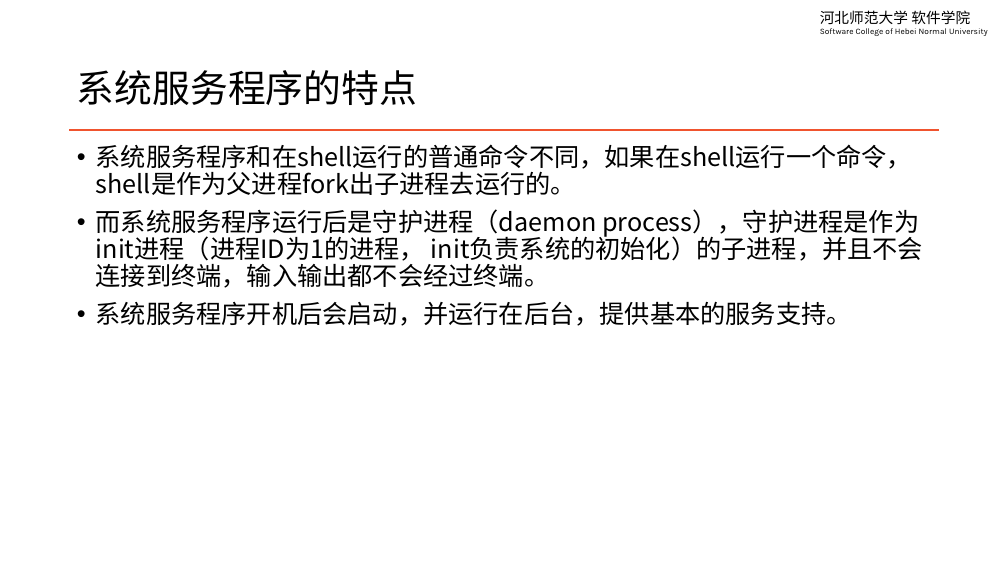
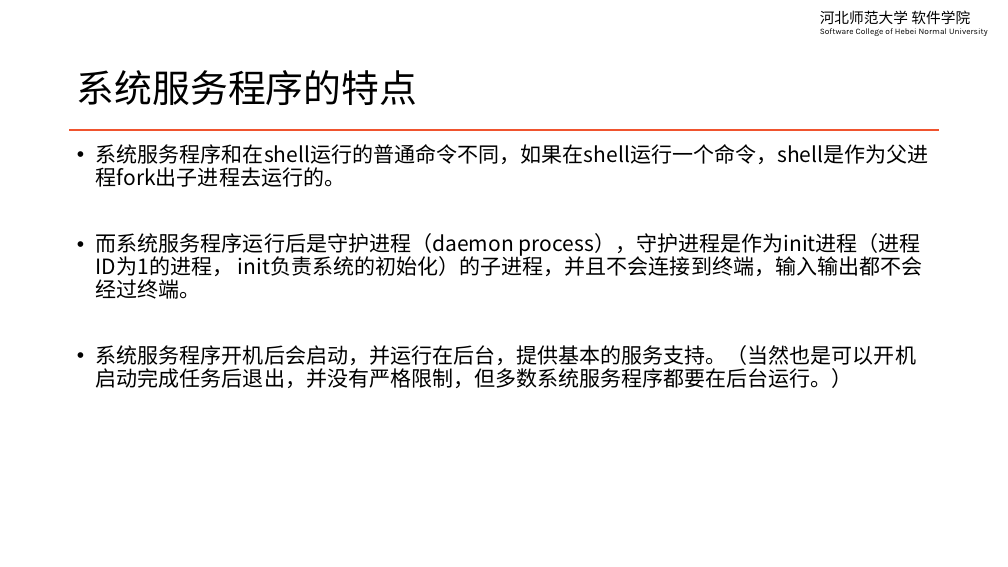
Before and after one commit to edu2act/course-linux-system, a slide deck: slide 2 of materials/slides/ch14-system-service.pptx. Drawn at 1008x567 pixels with LibreOffice and Linux fonts; fonts in the diff are those of the drawing. Boxes give left, top, right and bottom in pixels: in the first picture for what was removed or moved away, otherwise in the second. Text is boxed around its words. In the diff, an @@ line names an element or a change of style, - is before the commit and + after.

```diff
--- a/materials/slides/ch14-system-service.pptx
+++ b/materials/slides/ch14-system-service.pptx
@@ text at [96,144,929,299]: size 24 to 20 pt in "系统服务程序和在shell运行的普通命令不同，如果在shell运行一个命令，shell是作为父进程fork出子进程去运行 ...", "而系统服务程序运行后是守护进程（daemon process），守护进程是作为init进程（进程ID为1的进程， ini ..." @@
@@ text at [96,345,916,388]: text changed; size 24 to 20 pt @@
-• 系统服务程序开机后会启动，并运行在后台，提供基本的服务支持。
+• 系统服务程序开机后会启动，并运行在后台，提供基本的服务支持。（当然也是可以开机启动完成任务后退出，并没有严格限制，但多数系统服务程序都要在后台运行。）
```
Also in this commit, not shown: 1 other slide changed, 22 other files.
